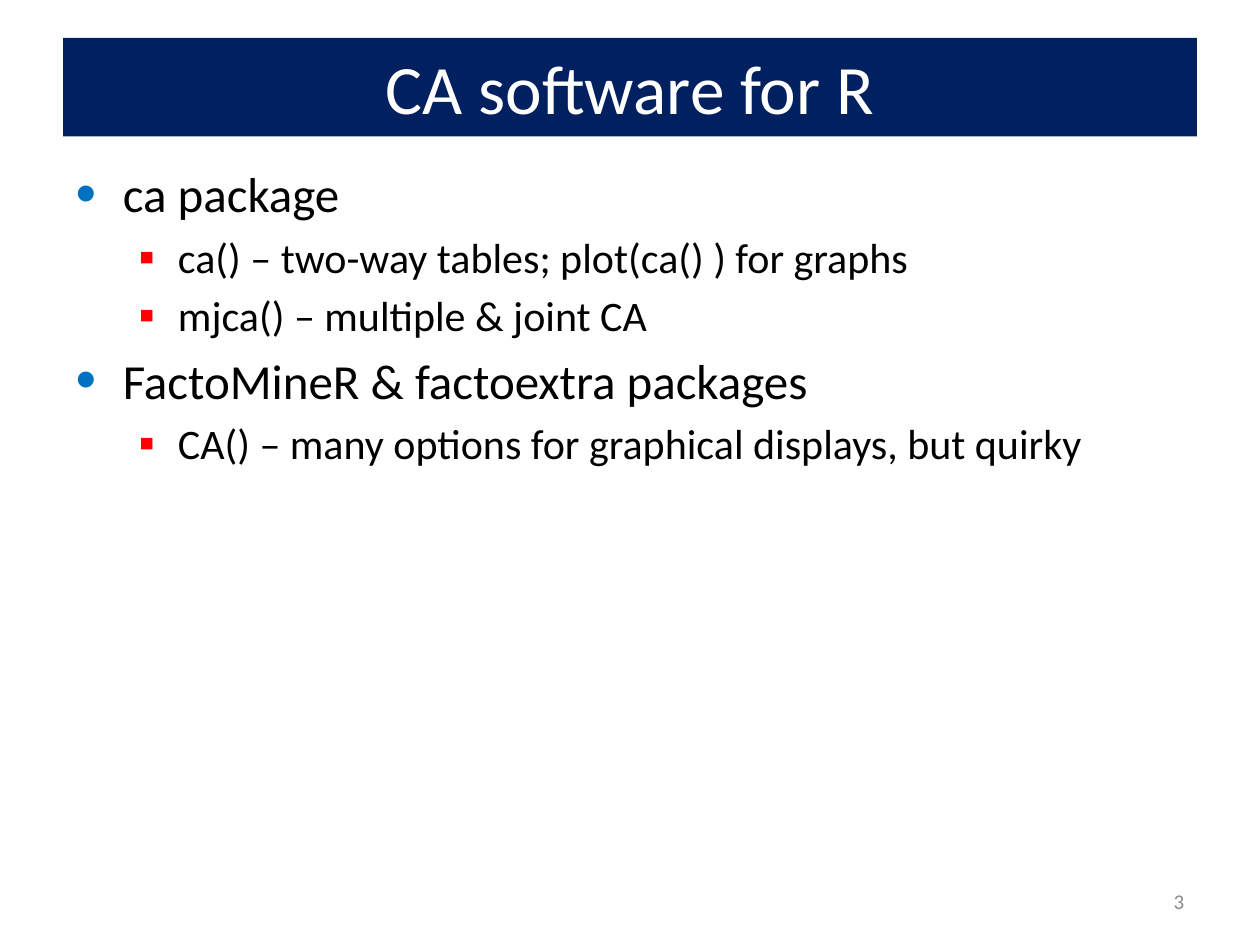
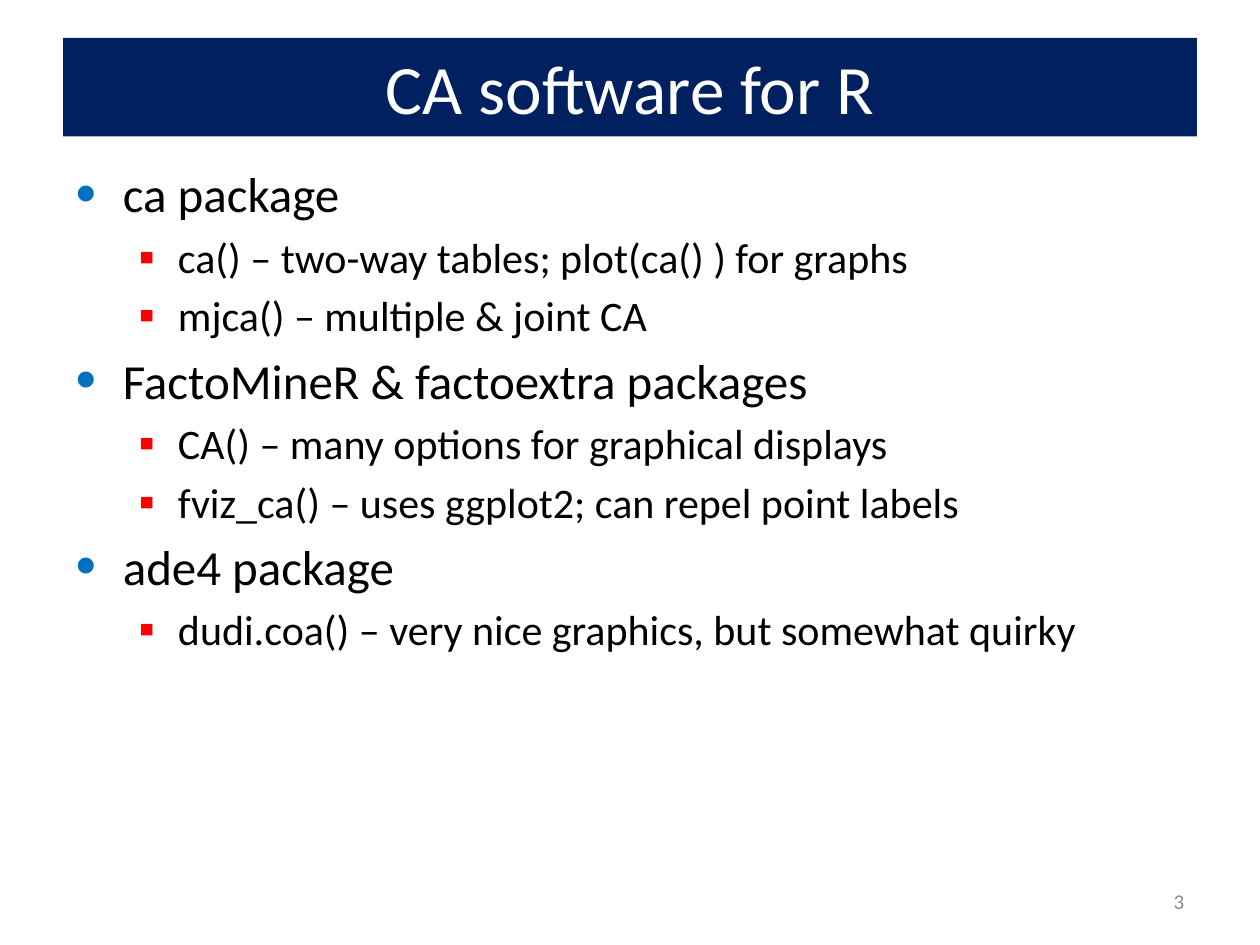
Before and after one commit to friendly/psy6136, a slide deck: slide 3 of docs/lectures/05-Corresp.pptx. Drawn at 1260x945 pixels with LibreOffice and Linux fonts; fonts in the diff are those of the drawing. Boxes give left, top, right and bottom in pixels: in the first picture for what was removed or moved away, otherwise in the second. Text is boxed around its words. In the diff, an @@ line names an element or a change of style, - is before the commit and + after.

```diff
--- a/docs/lectures/05-Corresp.pptx
+++ b/docs/lectures/05-Corresp.pptx
@@ text at box(123, 428, 1075, 653): text changed @@
-  ▪ CA() – many options for graphical displays, but quirky
+  ▪ CA() – many options for graphical displays
+  ▪ fviz_ca() – uses ggplot2; can repel point labels
+• ade4 package
+  ▪ dudi.coa() – very nice graphics, but somewhat quirky
```
Also in this commit, not shown: 2 other slides changed, 2 slides added, 18 other files.
